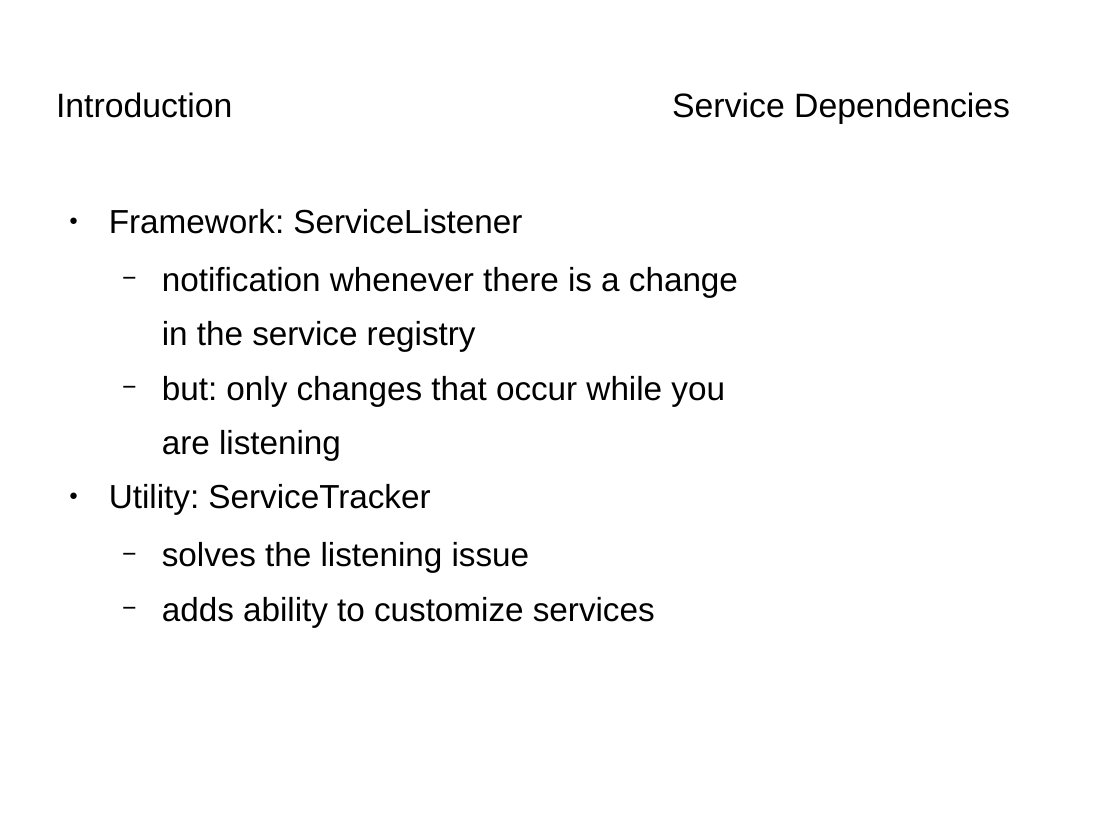
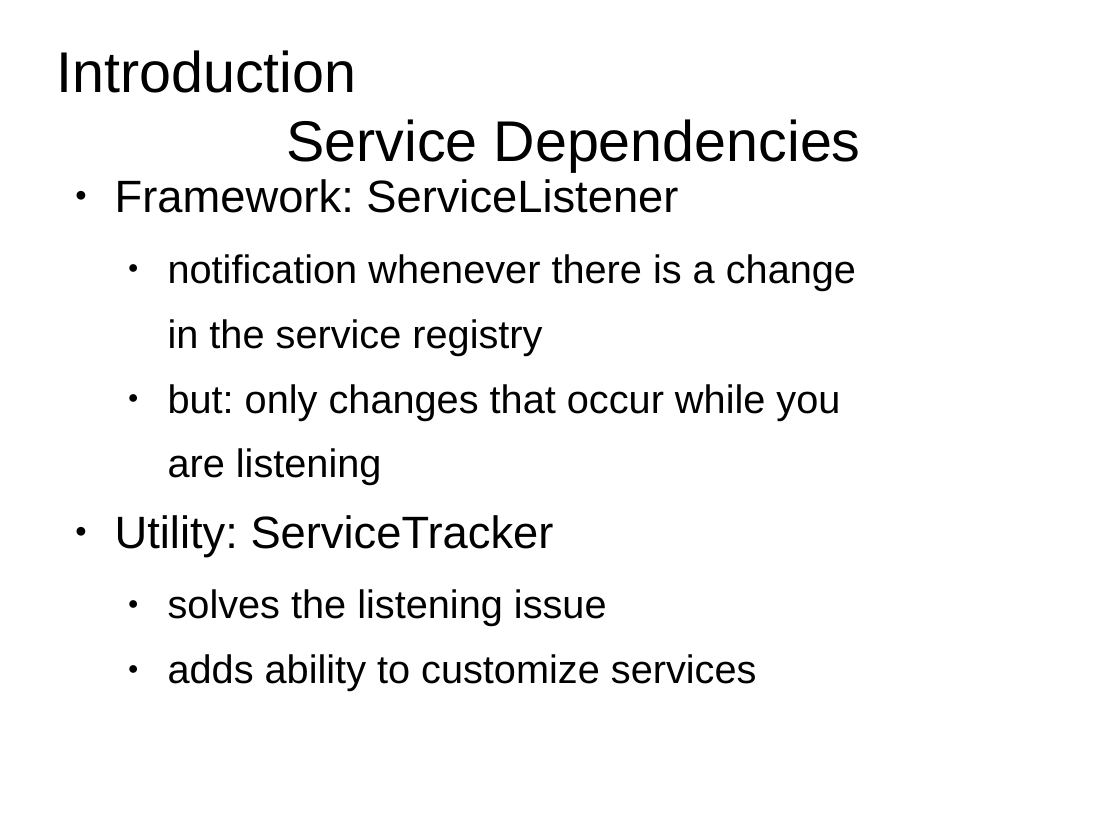
Before and after one commit to rotty3000/felix, a slide deck: slide 4 of dependencymanager/docs/A_Glance_At_DependencyManager.odp. Drawn at 1120x840 pixels with LibreOffice and Linux fonts; fonts in the diff are those of the drawing; background and template pictures are left out. Boxes give left, top, right and bottom in pixels: in the first picture for what was removed or moved away, otherwise in the second. Text is boxed around its words. In the diff, an @@ line names an element or a change of style, - is before the commit and + after.

```diff
--- a/dependencymanager/docs/A_Glance_At_DependencyManager.odp
+++ b/dependencymanager/docs/A_Glance_At_DependencyManager.odp
@@ title "Introduction Service Dependencies": place and size @@
-title "Introduction Service Dependencies" at [56, 92, 1010, 124]
+title "Introduction Service Dependencies" at [57, 50, 861, 171]
@@ title "Introduction Service Dependencies" at [57, 50, 861, 171]: size 21.7 to 36.9 pt; alignment left to centre @@
@@ text "Framework: ServiceListener": place and size @@
-text "Framework: ServiceListener" at [109, 209, 738, 627]
+text "Framework: ServiceListener" at [115, 179, 856, 691]
@@ text "Framework: ServiceListener" at [115, 179, 856, 691]: size 21.4 to 29.1 pt in "Framework: ServiceListener", "Utility: ServiceTracker"; size 21.4 to 25.5 pt in "notification whenever there is a change", "in the service registry", "but: only changes that occur while you", "are listening" and 2 more places; more space between paragraphs; bullet − to ● @@
```
Also in this commit, not shown: 56 other slides changed, 1 slide added.
